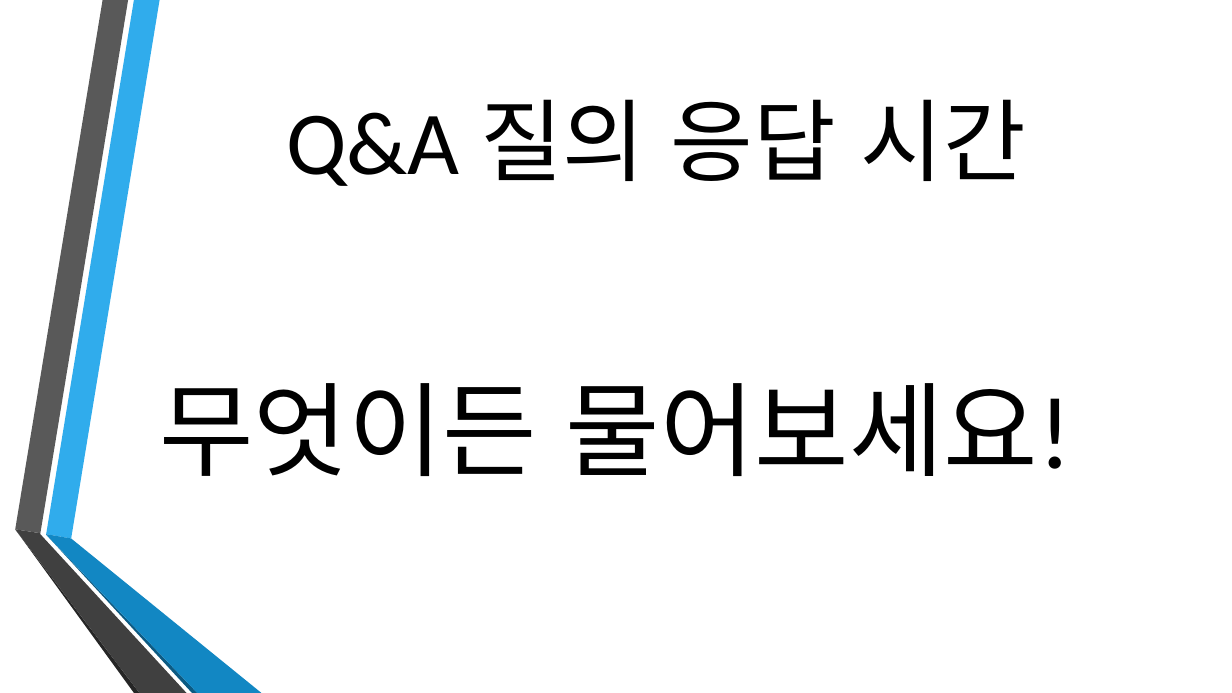
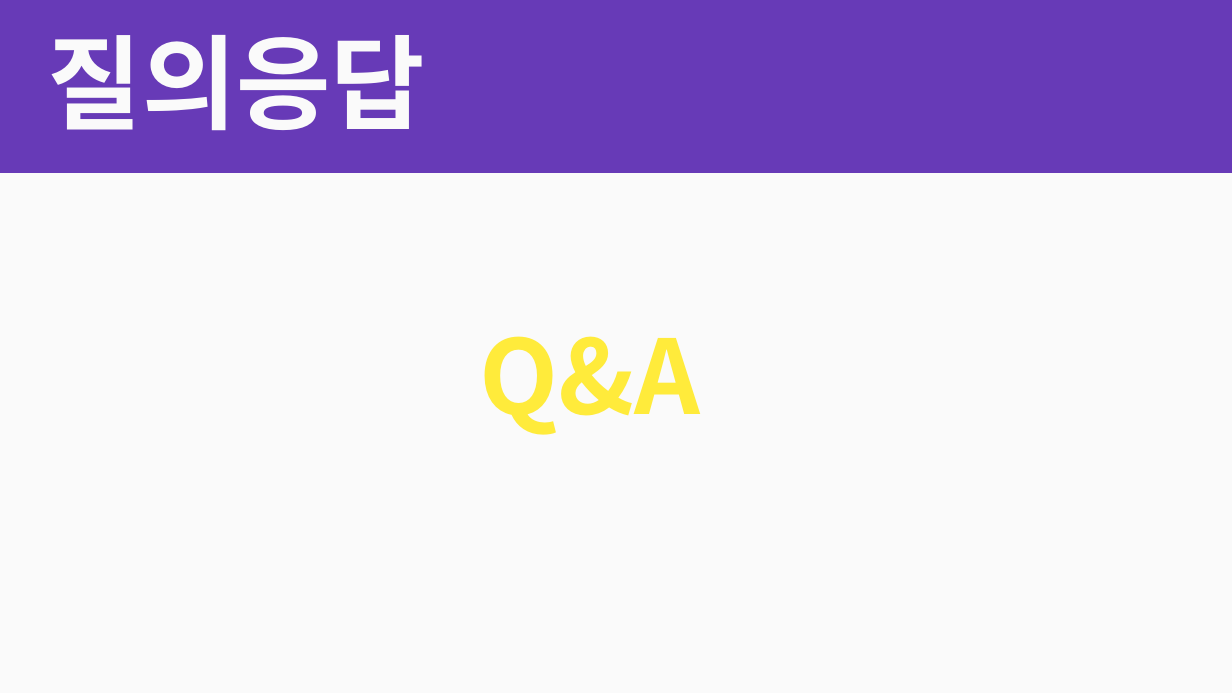
Before and after one commit to EQwon/RoadOfBusiness, a slide deck: slide 16 of 1조 ppt 발표.pptx (slide 13 before the commit). Drawn at 1232x693 pixels with LibreOffice and Linux fonts; fonts in the diff are those of the drawing; background and template pictures are left out. Boxes give left, top, right and bottom in pixels: in the first picture for what was removed or moved away, otherwise in the second. Text is boxed around its words. In the diff, an @@ line names an element or a change of style, - is before the commit and + after.

```diff
--- a/1조 ppt 발표.pptx
+++ b/1조 ppt 발표.pptx
@@ background picture (left out) to gradient #673AB7 to #FAFAFA @@
@@ text at box(48, 35, 426, 131): text changed; size 70 to 80 pt; font Calibri to Noto Sans CJK KR; text colour #000000 to #FAFAFA; bold on @@
-Q&A 질의 응답 시간
+질의응답
@@ text added at box(480, 336, 701, 435), 80 pt, text #FFEB3B, bold @@
+Q&A
@@ text removed at box(159, 383, 1072, 476) @@
-무엇이든 물어보세요!
@@ group removed at box(15, 0, 262, 693): 6 freeform shapes @@
```
Also in this commit, not shown: 8 other slides changed, 7 slides added, 5 slides removed, 4 other files.
